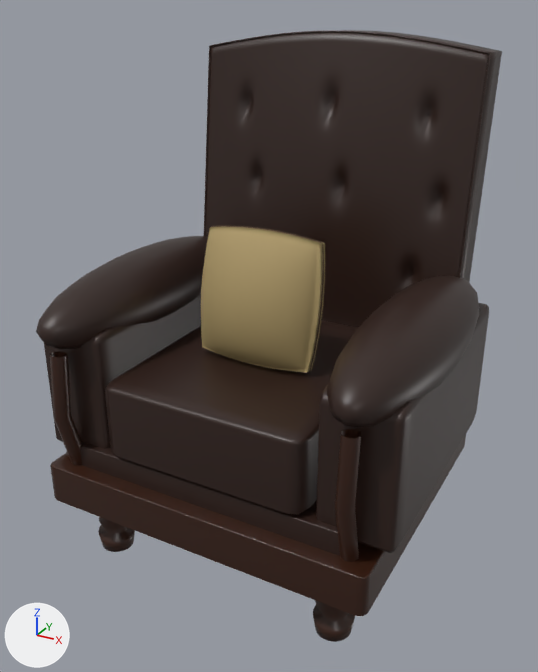
One commit to the FBX model Assets/Models/GrandStudy/Models/Armchair_Leather.fbx: the scene before it, then after it.
Both versions are drawn from a camera (50 mm lens) standing at (0.881, -1.615, 1.411) and looking at (-0.004, -0.006, 0.607). Lighting does not change. The marker at lower left points along +X, +Y and +Z. The picture after the commit comes second. Where no turn or scale is listed for an object, it has been applied to the vertices. Vertices at exactly the same position are counted once.

In view in the first picture: 'Arm front wood trim.004', 'Arm front wood trim.005', 'Back welt seam.002', 'Carved sofa apron.002', 'Continuous tufted leather back.002', 'Leather arm body.004', 'Leather arm body.005', 'Leather arm roll.004', 'Leather arm roll.005', 'Separate brocade cushion.003', 'Separate seat pad.004', 'Upholstered seat support.002' and 3 more.
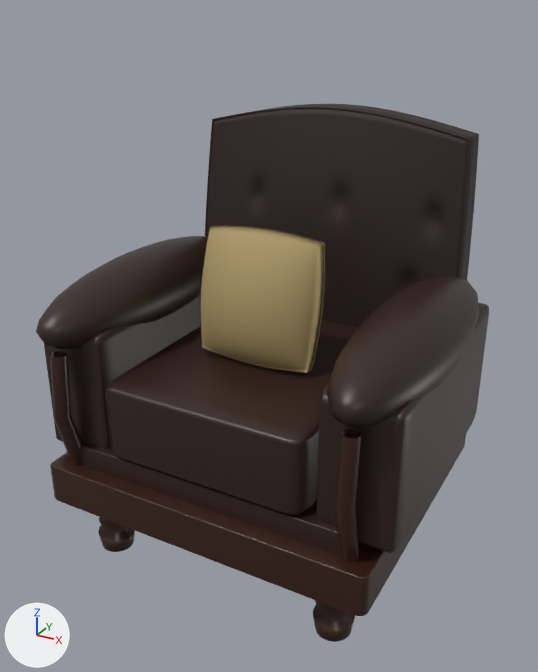
Diff of the bpy script that builds the scene:
```diff
--- a/Assets/Models/GrandStudy/Models/Armchair_Leather.fbx.py
+++ b/Assets/Models/GrandStudy/Models/Armchair_Leather.fbx.py
@@ me_continuous_tufted_leather_back_001 @@
 # used by ob_continuous_tufted_leather_back_002; location = (0.0, 0.0, 0.0)
-me_continuous_tufted_leather_back_001.from_pydata(...)  # 4290 vertices, 4288 faces; spans x -0.41..0.41, y 0.278..0.5, z 0.53..1.355
+me_continuous_tufted_leather_back_001.from_pydata(...)  # 4290 vertices, 4288 faces; spans x -0.41..0.41, y 0.281..0.445, z 0.52..1.16
+# me_continuous_tufted_leather_back_001 part 2: 4290 of 4290 vertices moved; they spanned x -0.41..0.41, y 0.278..0.5, z 0.53..1.355 and now span x -0.41..0.41, y 0.281..0.445, z 0.52..1.16; mean shift (0.0, -0.023, -0.104)
 me_continuous_tufted_leather_back_001.materials.append(mat_leather)
@@ me_back_welt_seam_001 @@
 # used by ob_back_welt_seam_002; location = (0.0, 0.0, 0.0)
-me_back_welt_seam_001.from_pydata(...)  # 1536 vertices, 1536 faces; spans x -0.412..0.412, y 0.278..0.372, z 0.528..1.357
+me_back_welt_seam_001.from_pydata(...)  # 1536 vertices, 1536 faces; spans x -0.412..0.412, y 0.283..0.342, z 0.518..1.162
+# me_back_welt_seam_001 part 1: 1536 of 1536 vertices moved; they spanned x -0.412..0.412, y 0.278..0.372, z 0.528..1.357 and now span x -0.412..0.412, y 0.283..0.342, z 0.518..1.162; mean shift (0.0, -0.013, -0.105)
 me_back_welt_seam_001.materials.append(mat_leather)
```

Where the change shows, as pixel boxes (x1, y1, x2, y2) in the pictures (538 x 672 px):
'Continuous tufted leather back.002', reshaped (8% narrower, 25% shorter): before (205, 30, 502, 327); after (206, 104, 479, 327)
'Back welt seam.002', reshaped: before (204, 31, 491, 278); after (205, 107, 469, 278)
